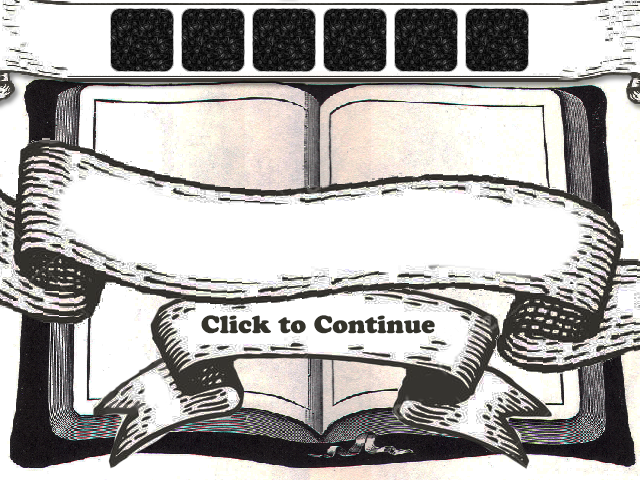
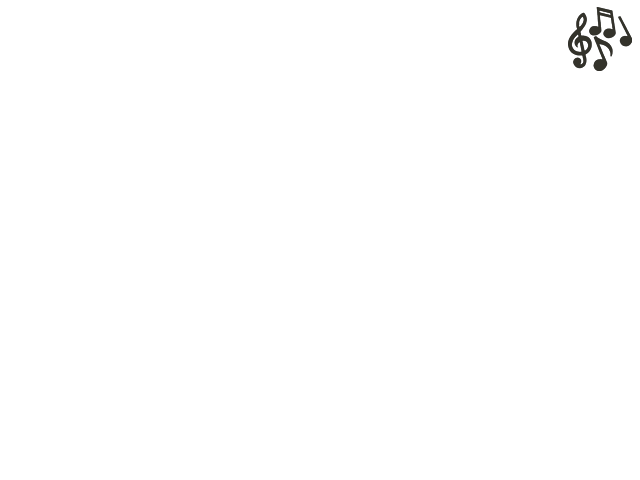
Revision of a layered 640px x 480px image; what changed, layer by layer:
added layer "Layer 23" above "Layer 21" over [left=568, top=7, right=632, bottom=71]
hid "Layer 21" over [left=0, top=138, right=640, bottom=374]
hid "Group 2 copy" over [left=110, top=8, right=529, bottom=72]
hid group "Group 2" (8 layers) over [left=39, top=8, right=600, bottom=72]
hid group "Group 3" (2 layers) over [left=91, top=280, right=555, bottom=470]
hid "Layer 20" over [left=0, top=0, right=640, bottom=105]
hid "Layer 3" over [left=0, top=71, right=640, bottom=480]
